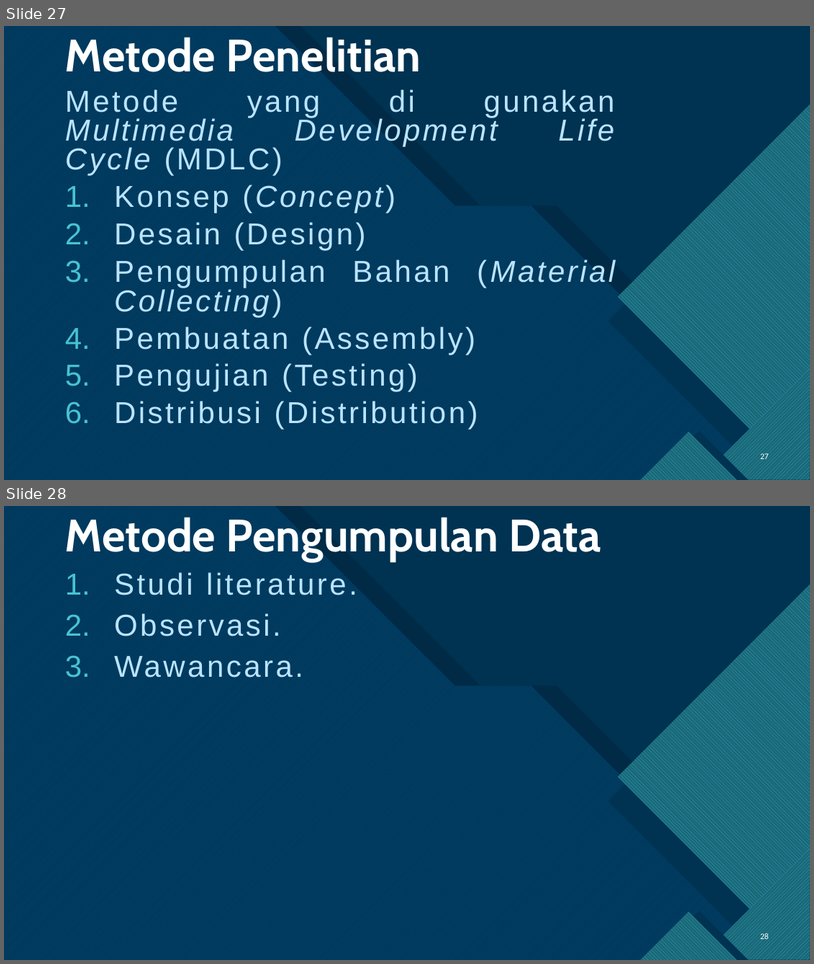
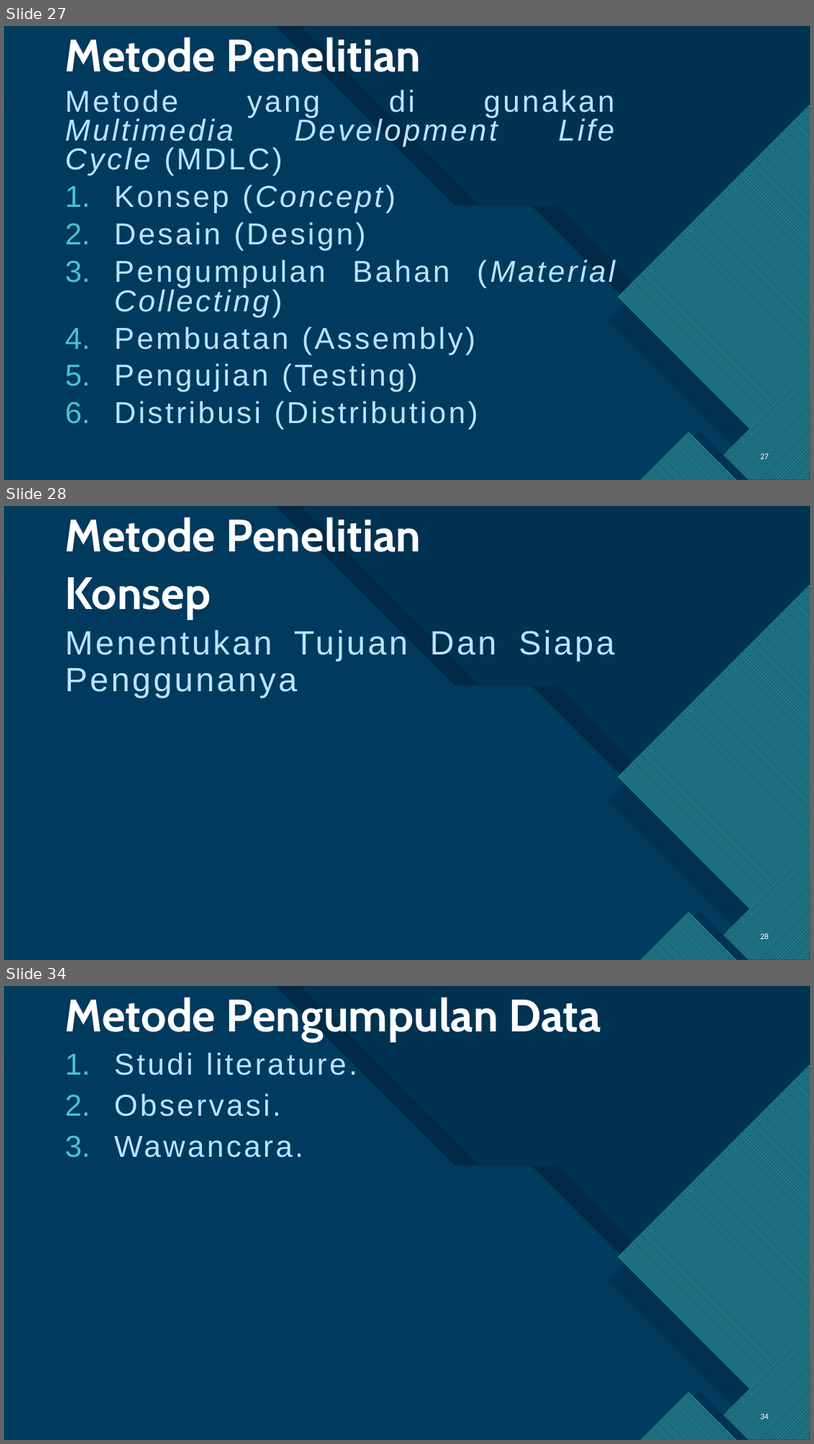
Before and after one commit to AggiaBintangRH/Skripsi, a slide deck: GAME SIMULASI KERJA PRAKTEK MAHASISWA FAKULTAS TEKNOLOGI INFORMASI.pptx. Shown one above the other, each under a label of ours: slides 27 and 28 before the commit, slides 27, 28 and 34 after it; the slides between them are not shown. The pictures are 814x964 and 814x1444 pixels, drawn with LibreOffice and Linux fonts; fonts in the diff are those of the drawing. Boxes give left, top, right and bottom in pixels: in the first picture for what was removed or moved away, otherwise in the second. Text is boxed around its words. In the diff, an @@ line names an element or a change of style, - is before the commit and + after.

```diff
--- a/GAME SIMULASI KERJA PRAKTEK MAHASISWA FAKULTAS TEKNOLOGI INFORMASI.pptx
+++ b/GAME SIMULASI KERJA PRAKTEK MAHASISWA FAKULTAS TEKNOLOGI INFORMASI.pptx
@@ slide 28 added at <box>4,506,810,960</box>, background #FFFFFF; not listed: 19 template elements that a slide beside it also shows @@
@@ title added at <box>65,517,422,552</box>, 54 pt, text #FFFFFF, bold @@
+Metode Penelitian
@@ text added at <box>65,577,211,620</box>, 54 pt, text #FFFFFF, bold @@
+Konsep
@@ text added at <box>65,630,615,698</box>, 40 pt, text #BAE4FF @@
+Menentukan Tujuan Dan Siapa Penggunanya
@@ page number added at <box>761,933,769,939</box>, 10 pt, text #FFFFFF @@
+28
@@ what was slide 28 is now slide 34 @@
@@ page number at <box>761,1413,769,1421</box>: text changed @@
-28
+34
```
Also in this commit, not shown: 3 slides changed, 5 other slides added.
